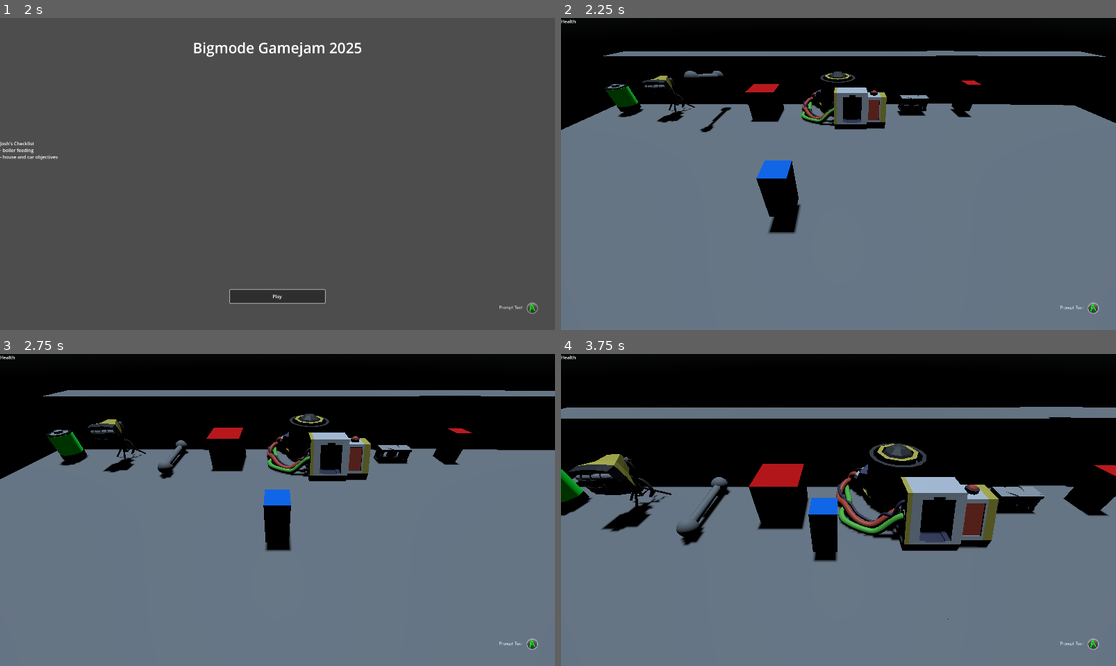
Above: before the commit, frames 1-4 (two rows, left to right).
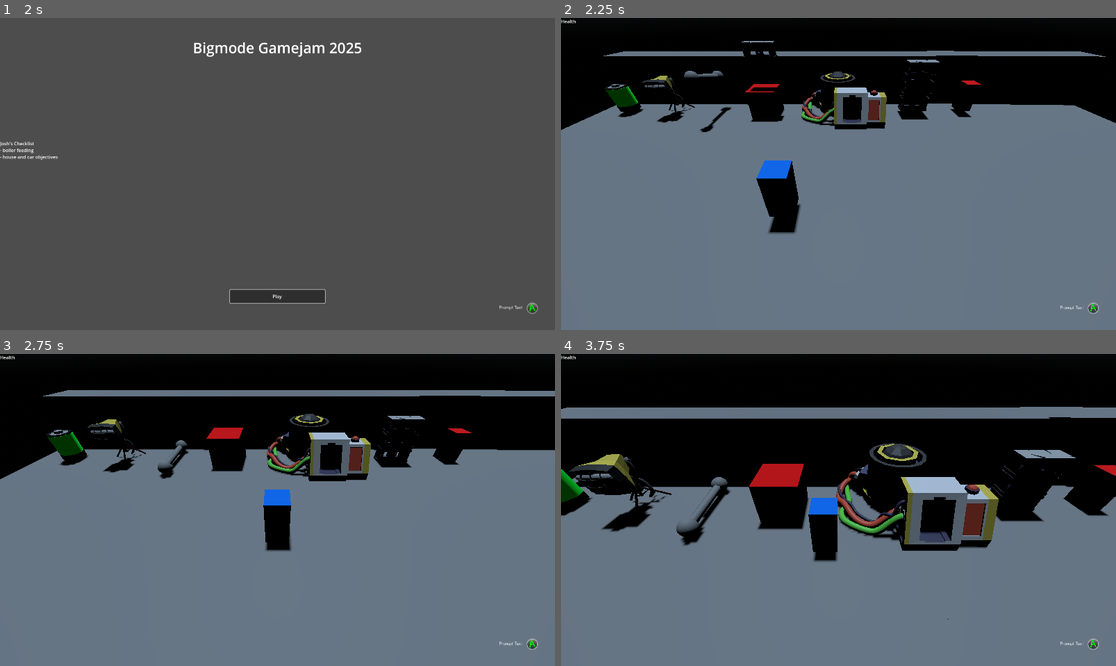
Above: after the commit, the same moments.

Repository: joshandersn/power
Game: Godot game, scene res://Scenes/main.tscn
Same seed, same stepped clock (60 frames per second), same inputs: the game is played once before the commit and once after it.
Inputs (mouse positions are in pixels of both pictures, inside the frame that each line leads up to):
- Up to frame 1 (2 s): click "Play" at 0.5 s; click "Play" at 1.25 s
- Up to frame 2 (2.25 s): tap Enter at 2 s; move the mouse to (810, 236) at 2.02 s; hold W (move_up) from 2.03 s (still down); right-click (810, 236) at 2.1 s
- Up to frame 3 (2.75 s): keep holding W (move_up)
- Up to frame 4 (3.75 s): move the mouse to (1005, 556) at 2.77 s; click (1005, 556) at 2.85 s; move the mouse to (672, 463) at 3.52 s; release W (move_up) at 3.53 s; hold A (move_left) from 3.53 s (still down); tap E (use_cable) at 3.6 s

Frame 1 is identical in both runs. In frame 2, 0.4% of the frame differs, in the area x 32-69%, y 7-33%; in frame 3, 0.2%; in frame 4, 0.8%, in the area x 77-93%, y 30-54%.

Commit message:
light hitbox fix

Diff:
--- a/Entities/player.tscn
+++ b/Entities/player.tscn
@@ -29,6 +29,21 @@
 "values": [Color(1, 1, 1, 0), Color(1, 1, 1, 0.737255), Color(1, 1, 1, 0.737255)]
 }
 
+[sub_resource type="Animation" id="Animation_m3tbw"]
+resource_name = "FadeOut"
+tracks/0/type = "value"
+tracks/0/imported = false
+tracks/0/enabled = true
+tracks/0/path = NodePath("Vignette:modulate")
+tracks/0/interp = 1
+tracks/0/loop_wrap = true
+tracks/0/keys = {
+"times": PackedFloat32Array(0.1, 0.9),
+"transitions": PackedFloat32Array(0.287175, 0.217638),
+"update": 0,
+"values": [Color(1, 1, 1, 0.737255), Color(1, 1, 1, 0)]
+}
+
 [sub_resource type="Animation" id="Animation_oyfnk"]
 length = 0.001
 tracks/0/type = "value"
@@ -42,21 +57,6 @@
 "transitions": PackedFloat32Array(1),
 "update": 0,
 "values": [Color(1, 1, 1, 0)]
-}
-
-[sub_resource type="Animation" id="Animation_m3tbw"]
-resource_name = "FadeOut"
-tracks/0/type = "value"
-tracks/0/imported = false
-tracks/0/enabled = true
-tracks/0/path = NodePath("Vignette:modulate")
-tracks/0/interp = 1
-tracks/0/loop_wrap = true
-tracks/0/keys = {
-"times": PackedFloat32Array(0.1, 0.9),
-"transitions": PackedFloat32Array(0.287175, 0.217638),
-"update": 0,
-"values": [Color(1, 1, 1, 0.737255), Color(1, 1, 1, 0)]
 }
 
 [sub_resource type="AnimationLibrary" id="AnimationLibrary_xuw3q"]
--- a/Gadgets/cone_light.gd
+++ b/Gadgets/cone_light.gd
@@ -6,15 +6,29 @@
 func _ready() -> void:
 	update_item()
 
+var near_array: Array[Node3D]
+var incenerate_array: Array[Node3D]
+
 func update_item() -> void:
 	$SpotLight3D.light_energy = 3 if active else 0
+	if active:
+		for i in near_array:
+			if is_instance_valid(i):
+				i.near_light_source = true
+
+		for i in incenerate_array:
+			if is_instance_valid(i):
+				i.incenerate()
 
 
 func _on_body_entered(body: Node3D) -> void:
-	if active and body.is_in_group("Enemy") and "near_light_source" in body:
-		body.near_light_source = true
-
+	if body.is_in_group("Enemy") and "near_light_source" in body:
+		near_array.append(body)
+		if active:
+			body.near_light_source = true
 
 func _on_death_zone_body_entered(body: Node3D) -> void:
-	if active and body.is_in_group("Enemy") and "incenerate" in body:
-		body.incenerate()
+	if body.is_in_group("Enemy") and "incenerate" in body:
+		incenerate_array.append(body)
+		if active:
+			body.incenerate()
--- a/Items/CinderBlock.tres
+++ b/Items/CinderBlock.tres
@@ -13,4 +13,4 @@
 heavy = true
 plug = false
 battery = false
-fuel = 0.0
+fuel = 20.0
--- a/Items/cinderblock.tscn
+++ b/Items/cinderblock.tscn
@@ -8,6 +8,7 @@
 
 [node name="Cinderblock" type="RigidBody3D"]
 collision_layer = 2
+collision_mask = 3
 script = ExtResource("1_ktif2")
 
 [node name="CinderBlock" parent="." instance=ExtResource("1_hyema")]
--- a/Scenes/level01.tscn
+++ b/Scenes/level01.tscn
@@ -97,6 +97,15 @@
 [node name="Cinderblock" parent="." instance=ExtResource("15_kmp4o")]
 transform = Transform3D(1, 0, 0, 0, 1, 0, 0, 0, 1, -2.84882, 1.02551, -3.72873)
 
+[node name="Cinderblock2" parent="." instance=ExtResource("15_kmp4o")]
+transform = Transform3D(1, 0, 0, 0, 1, 0, 0, 0, 1, -2.84882, 1.61386, -3.72873)
+
+[node name="Cinderblock3" parent="." instance=ExtResource("15_kmp4o")]
+transform = Transform3D(1, 0, 0, 0, 1, 0, 0, 0, 1, -2.84882, 2.25852, -3.72873)
+
+[node name="Cinderblock4" parent="." instance=ExtResource("15_kmp4o")]
+transform = Transform3D(1, 0, 0, 0, 1, 0, 0, 0, 1, -8.43231, 2.82128, -3.72873)
+
 [node name="Trigger" parent="." instance=ExtResource("16_whnag")]
 transform = Transform3D(2.80581, 0, 0, 0, 2.40477, 0, 0, 0, 2.66701, 2.27996, 1.26963, -3.25575)
 push_dialog = "Hey honey how are things outside. Are you cold? di you bring your jacket?"
--- a/Scenes/main.tscn
+++ b/Scenes/main.tscn
@@ -5,6 +5,45 @@
 [ext_resource type="Script" path="res://Scripts/ui.gd" id="3_uo7td"]
 [ext_resource type="PackedScene" uid="uid://d0lqdjgfwko45" path="res://UI/prompt.tscn" id="4_x0dum"]
 [ext_resource type="Texture2D" uid="uid://8pw7vb0fyw5w" path="res://Assets/wife_profile.jpeg" id="5_mmobc"]
+
+[sub_resource type="Animation" id="Animation_g5nge"]
+length = 0.001
+tracks/0/type = "value"
+tracks/0/imported = false
+tracks/0/enabled = true
+tracks/0/path = NodePath("WifeProfile:scale")
+tracks/0/interp = 1
+tracks/0/loop_wrap = true
+tracks/0/keys = {
+"times": PackedFloat32Array(0),
+"transitions": PackedFloat32Array(1),
+"update": 0,
+"values": [Vector2(0.223339, 0.223339)]
+}
+tracks/1/type = "value"
+tracks/1/imported = false
+tracks/1/enabled = true
+tracks/1/path = NodePath("dialog:size")
+tracks/1/interp = 1
+tracks/1/loop_wrap = true
+tracks/1/keys = {
+"times": PackedFloat32Array(0),
+"transitions": PackedFloat32Array(1),
+"update": 0,
+"values": [Vector2(590, 145)]
+}
+tracks/2/type = "value"
+tracks/2/imported = false
+tracks/2/enabled = true
+tracks/2/path = NodePath("RichTextLabel:visible_ratio")
+tracks/2/interp = 1
+tracks/2/loop_wrap = true
+tracks/2/keys = {
+"times": PackedFloat32Array(0),
+"transitions": PackedFloat32Array(1),
+"update": 0,
+"values": [1.0]
+}
 
 [sub_resource type="Animation" id="Animation_gs74b"]
 resource_name = "dialog_in"
@@ -45,45 +84,6 @@
 "values": [0.0, 0.482759, 1.0]
 }
 
-[sub_resource type="Animation" id="Animation_g5nge"]
-length = 0.001
-tracks/0/type = "value"
-tracks/0/imported = false
-tracks/0/enabled = true
-tracks/0/path = NodePath("WifeProfile:scale")
-tracks/0/interp = 1
-tracks/0/loop_wrap = true
-tracks/0/keys = {
-"times": PackedFloat32Array(0),
-"transitions": PackedFloat32Array(1),
-"update": 0,
-"values": [Vector2(0.223339, 0.223339)]
-}
-tracks/1/type = "value"
-tracks/1/imported = false
-tracks/1/enabled = true
-tracks/1/path = NodePath("dialog:size")
-tracks/1/interp = 1
-tracks/1/loop_wrap = true
-tracks/1/keys = {
-"times": PackedFloat32Array(0),
-"transitions": PackedFloat32Array(1),
-"update": 0,
-"values": [Vector2(590, 145)]
-}
-tracks/2/type = "value"
-tracks/2/imported = false
-tracks/2/enabled = true
-tracks/2/path = NodePath("RichTextLabel:visible_ratio")
-tracks/2/interp = 1
-tracks/2/loop_wrap = true
-tracks/2/keys = {
-"times": PackedFloat32Array(0),
-"transitions": PackedFloat32Array(1),
-"update": 0,
-"values": [1.0]
-}
-
 [sub_resource type="Animation" id="Animation_vcoau"]
 resource_name = "dialog_out"
 tracks/0/type = "value"
@@ -128,6 +128,81 @@
 "RESET": SubResource("Animation_g5nge"),
 "dialog_in": SubResource("Animation_gs74b"),
 "dialog_out": SubResource("Animation_vcoau")
+}
+
+[sub_resource type="Animation" id="Animation_ttihn"]
+length = 0.001
+tracks/0/type = "value"
+tracks/0/imported = false
+tracks/0/enabled = true
+tracks/0/path = NodePath("LoseBG/LabelShadow:scale")
+tracks/0/interp = 1
+tracks/0/loop_wrap = true
+tracks/0/keys = {
+"times": PackedFloat32Array(0),
+"transitions": PackedFloat32Array(1),
+"update": 0,
+"values": [Vector2(1, 1)]
+}
+tracks/1/type = "value"
+tracks/1/imported = false
+tracks/1/enabled = true
+tracks/1/path = NodePath("LoseBG/LabelShadow:position")
+tracks/1/interp = 1
+tracks/1/loop_wrap = true
+tracks/1/keys = {
+"times": PackedFloat32Array(0),
+"transitions": PackedFloat32Array(1),
+"update": 0,
+"values": [Vector2(662, 461.5)]
+}
+tracks/2/type = "value"
+tracks/2/imported = false
+tracks/2/enabled = true
+tracks/2/path = NodePath("LoseBG/LabelShadow:modulate")
+tracks/2/interp = 1
+tracks/2/loop_wrap = true
+tracks/2/keys = {
+"times": PackedFloat32Array(0),
+"transitions": PackedFloat32Array(1),
+"update": 0,
+"values": [Color(1, 1, 1, 1)]
+}
+tracks/3/type = "value"
+tracks/3/imported = false
+tracks/3/enabled = true
+tracks/3/path = NodePath("LoseBG/Label:visible_ratio")
+tracks/3/interp = 1
+tracks/3/loop_wrap = true
+tracks/3/keys = {
+"times": PackedFloat32Array(0),
+"transitions": PackedFloat32Array(1),
+"update": 0,
+"values": [1.0]
+}
+tracks/4/type = "value"
+tracks/4/imported = false
+tracks/4/enabled = true
+tracks/4/path = NodePath("LoseBG:modulate")
+tracks/4/interp = 1
+tracks/4/loop_wrap = true
+tracks/4/keys = {
+"times": PackedFloat32Array(0),
+"transitions": PackedFloat32Array(1),
+"update": 0,
+"values": [Color(1, 1, 1, 0)]
+}
+tracks/5/type = "value"
+tracks/5/imported = false
+tracks/5/enabled = true
+tracks/5/path = NodePath("LoseBG/Button:modulate")
+tracks/5/interp = 1
+tracks/5/loop_wrap = true
+tracks/5/keys = {
+"times": PackedFloat32Array(0),
+"transitions": PackedFloat32Array(1),
+"update": 0,
+"values": [Color(1, 1, 1, 1)]
 }
 
 [sub_resource type="Animation" id="Animation_j5qqo"]
@@ -206,81 +281,6 @@
 "values": [Color(1, 1, 1, 0), Color(1, 1, 1, 0), Color(1, 1, 1, 1)]
 }
 
-[sub_resource type="Animation" id="Animation_ttihn"]
-length = 0.001
-tracks/0/type = "value"
-tracks/0/imported = false
-tracks/0/enabled = true
-tracks/0/path = NodePath("LoseBG/LabelShadow:scale")
-tracks/0/interp = 1
-tracks/0/loop_wrap = true
-tracks/0/keys = {
-"times": PackedFloat32Array(0),
-"transitions": PackedFloat32Array(1),
-"update": 0,
-"values": [Vector2(1, 1)]
-}
-tracks/1/type = "value"
-tracks/1/imported = false
-tracks/1/enabled = true
-tracks/1/path = NodePath("LoseBG/LabelShadow:position")
-tracks/1/interp = 1
-tracks/1/loop_wrap = true
-tracks/1/keys = {
-"times": PackedFloat32Array(0),
-"transitions": PackedFloat32Array(1),
-"update": 0,
-"values": [Vector2(662, 461.5)]
-}
-tracks/2/type = "value"
-tracks/2/imported = false
-tracks/2/enabled = true
-tracks/2/path = NodePath("LoseBG/LabelShadow:modulate")
-tracks/2/interp = 1
-tracks/2/loop_wrap = true
-tracks/2/keys = {
-"times": PackedFloat32Array(0),
-"transitions": PackedFloat32Array(1),
-"update": 0,
-"values": [Color(1, 1, 1, 1)]
-}
-tracks/3/type = "value"
-tracks/3/imported = false
-tracks/3/enabled = true
-tracks/3/path = NodePath("LoseBG/Label:visible_ratio")
-tracks/3/interp = 1
-tracks/3/loop_wrap = true
-tracks/3/keys = {
-"times": PackedFloat32Array(0),
-"transitions": PackedFloat32Array(1),
-"update": 0,
-"values": [1.0]
-}
-tracks/4/type = "value"
-tracks/4/imported = false
-tracks/4/enabled = true
-tracks/4/path = NodePath("LoseBG:modulate")
-tracks/4/interp = 1
-tracks/4/loop_wrap = true
-tracks/4/keys = {
-"times": PackedFloat32Array(0),
-"transitions": PackedFloat32Array(1),
-"update": 0,
-"values": [Color(1, 1, 1, 0)]
-}
-tracks/5/type = "value"
-tracks/5/imported = false
-tracks/5/enabled = true
-tracks/5/path = NodePath("LoseBG/Button:modulate")
-tracks/5/interp = 1
-tracks/5/loop_wrap = true
-tracks/5/keys = {
-"times": PackedFloat32Array(0),
-"transitions": PackedFloat32Array(1),
-"update": 0,
-"values": [Color(1, 1, 1, 1)]
-}
-
 [sub_resource type="AnimationLibrary" id="AnimationLibrary_g8rl2"]
 _data = {
 "RESET": SubResource("Animation_ttihn"),
Not shown: 2 places in Scenes/level01.tscn that only renumber resources
